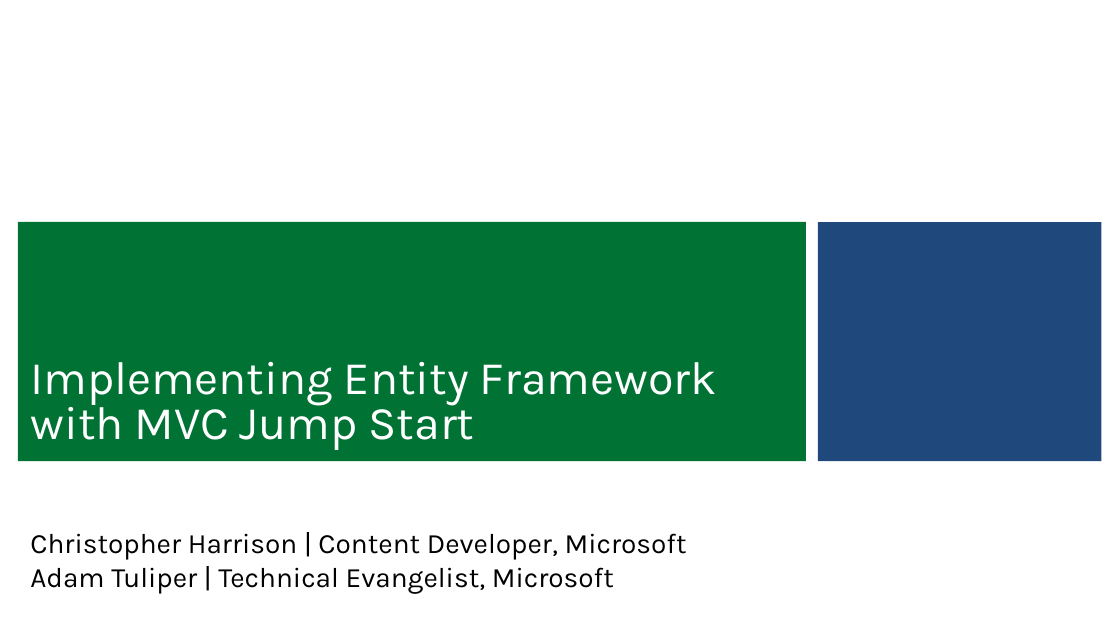
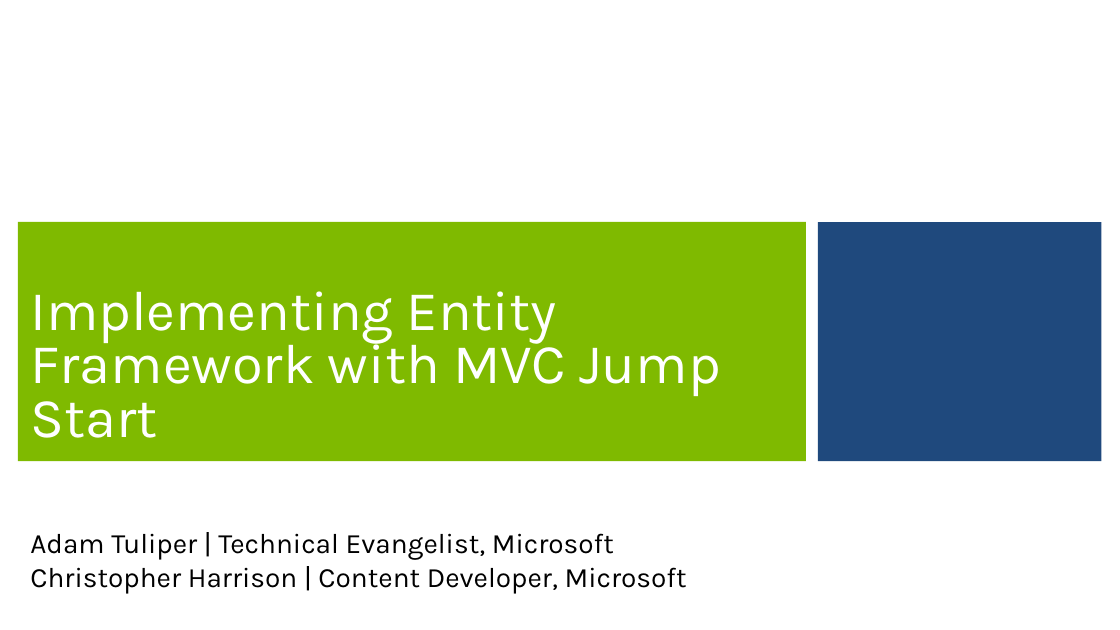
Before and after one commit to xuemiantao/EntityFramework, a slide deck: slide 1 of Slides/01 - Introduction to Entity Framework.pptx. Drawn at 1120x630 pixels with LibreOffice and Linux fonts; fonts in the diff are those of the drawing; background and template pictures are left out. Boxes give left, top, right and bottom in pixels: in the first picture for what was removed or moved away, otherwise in the second. Text is boxed around its words. In the diff, an @@ line names an element or a change of style, - is before the commit and + after.

Commit message:
Slide formatting

```diff
--- a/Slides/01 - Introduction to Entity Framework.pptx
+++ b/Slides/01 - Introduction to Entity Framework.pptx
@@ title "Implementing Entity Framework with MVC ..." at box(18, 222, 806, 461): size 40 to 48 pt; fill #007233 to #7FBA00 @@
@@ subtitle at box(30, 533, 614, 560): paragraph added @@
+Adam Tuliper | Technical Evangelist, Microsoft
@@ subtitle at box(30, 567, 614, 594): paragraph removed @@
-Adam Tuliper | Technical Evangelist, Microsoft
```
Also in this commit, not shown: 12 other slides changed, 1 slide removed, 6 other files.
